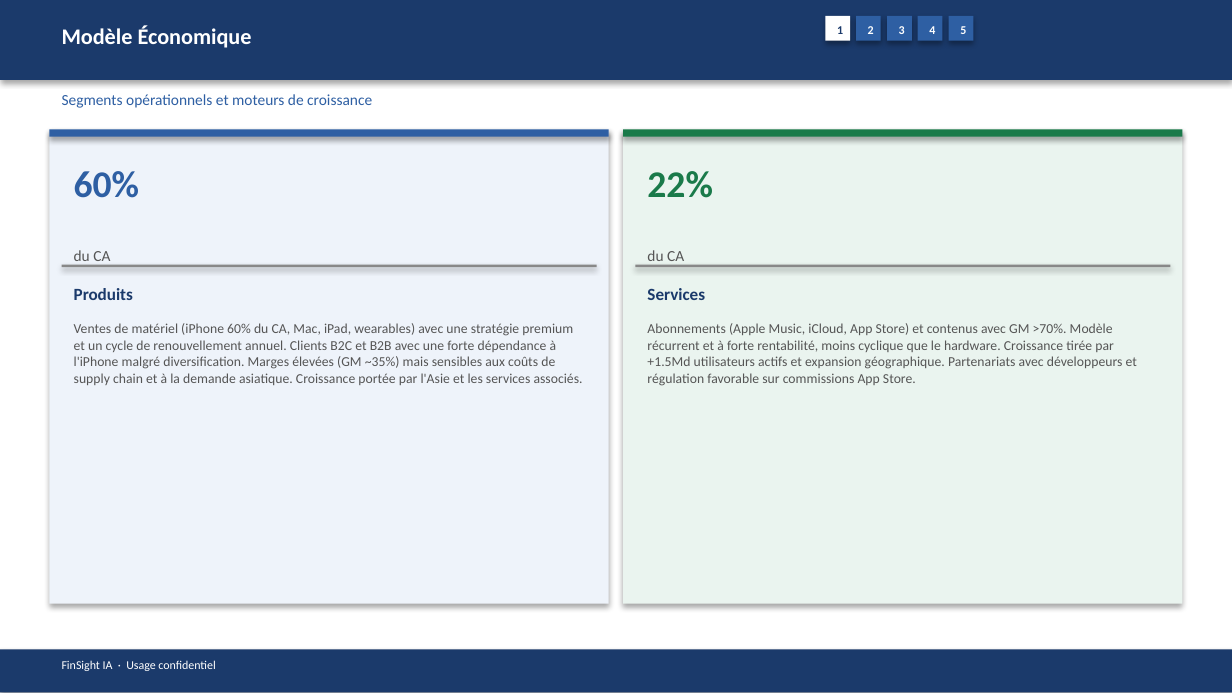
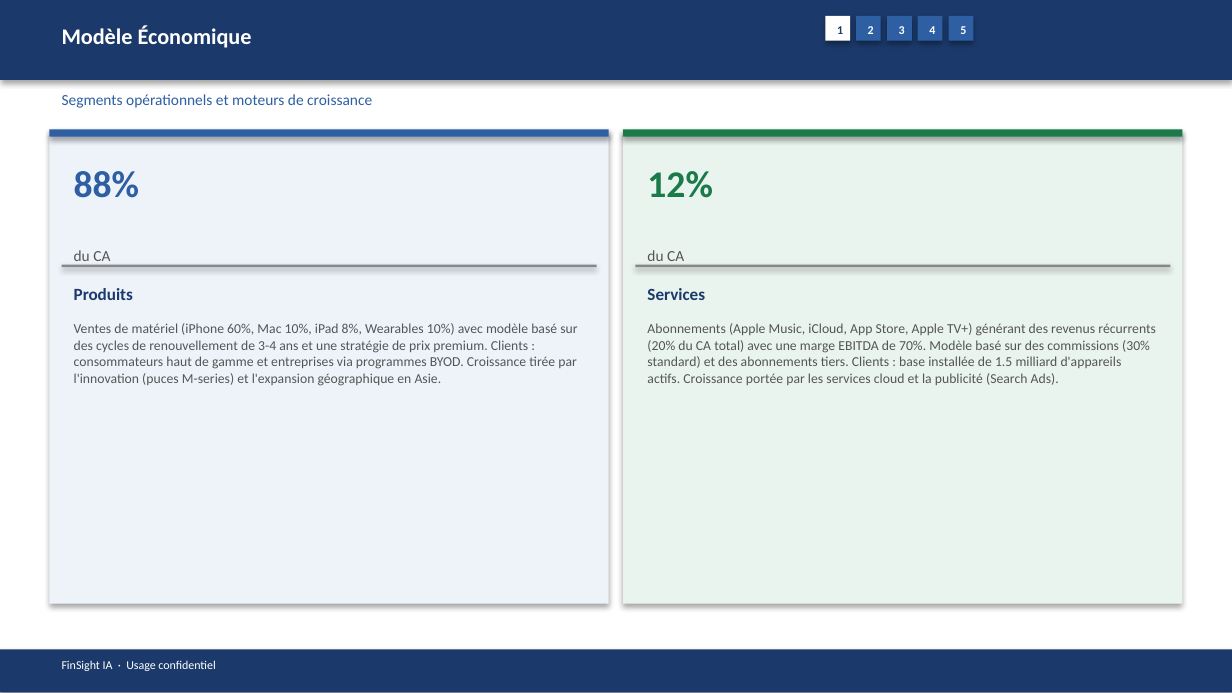
Before and after one commit to baptistejeh07-art/finsight-ia, a slide deck: slide 6 of preview/AAPL/AAPL_pitchbook.pptx. Drawn at 1232x693 pixels with LibreOffice and Linux fonts; fonts in the diff are those of the drawing. Boxes give left, top, right and bottom in pixels: in the first picture for what was removed or moved away, otherwise in the second. Text is boxed around its words. In the diff, an @@ line names an element or a change of style, - is before the commit and + after.

```diff
--- a/preview/AAPL/AAPL_pitchbook.pptx
+++ b/preview/AAPL/AAPL_pitchbook.pptx
@@ text at <box>74,171,139,198</box>: text changed @@
-60%
+88%
@@ text at <box>647,171,712,198</box>: text changed @@
-22%
+12%
@@ text at <box>74,323,577,386</box>: text changed @@
-Ventes de matériel (iPhone 60% du CA, Mac, iPad, wearables) avec une stratégie premium et un cycle de renouvellement annuel. Clients B2C et B2B avec une forte dépendance à l'iPhone malgré diversification. Marges élevées (GM ~35%) mais sensibles aux coûts de supply chain et à la demande asiatique. Croissance portée par l'Asie et les services associés.
+Ventes de matériel (iPhone 60%, Mac 10%, iPad 8%, Wearables 10%) avec modèle basé sur des cycles de renouvellement de 3-4 ans et une stratégie de prix premium. Clients : consommateurs haut de gamme et entreprises via programmes BYOD. Croissance tirée par l'innovation (puces M-series) et l'expansion géographique en Asie.
@@ text at <box>647,323,1156,385</box>: text changed @@
-Abonnements (Apple Music, iCloud, App Store) et contenus avec GM >70%. Modèle récurrent et à forte rentabilité, moins cyclique que le hardware. Croissance tirée par +1.5Md utilisateurs actifs et expansion géographique. Partenariats avec développeurs et régulation favorable sur commissions App Store.
+Abonnements (Apple Music, iCloud, App Store, Apple TV+) générant des revenus récurrents (20% du CA total) avec une marge EBITDA de 70%. Modèle basé sur des commissions (30% standard) et des abonnements tiers. Clients : base installée de 1.5 milliard d'appareils actifs. Croissance portée par les services cloud et la publicité (Search Ads).
```
Also in this commit, not shown: 13 other slides changed, 4 other files.
